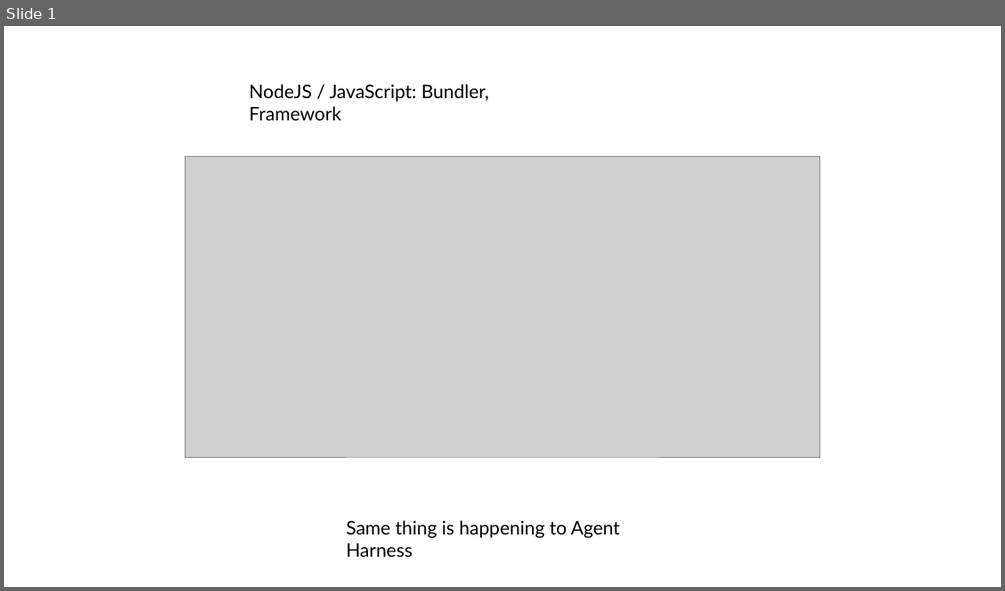
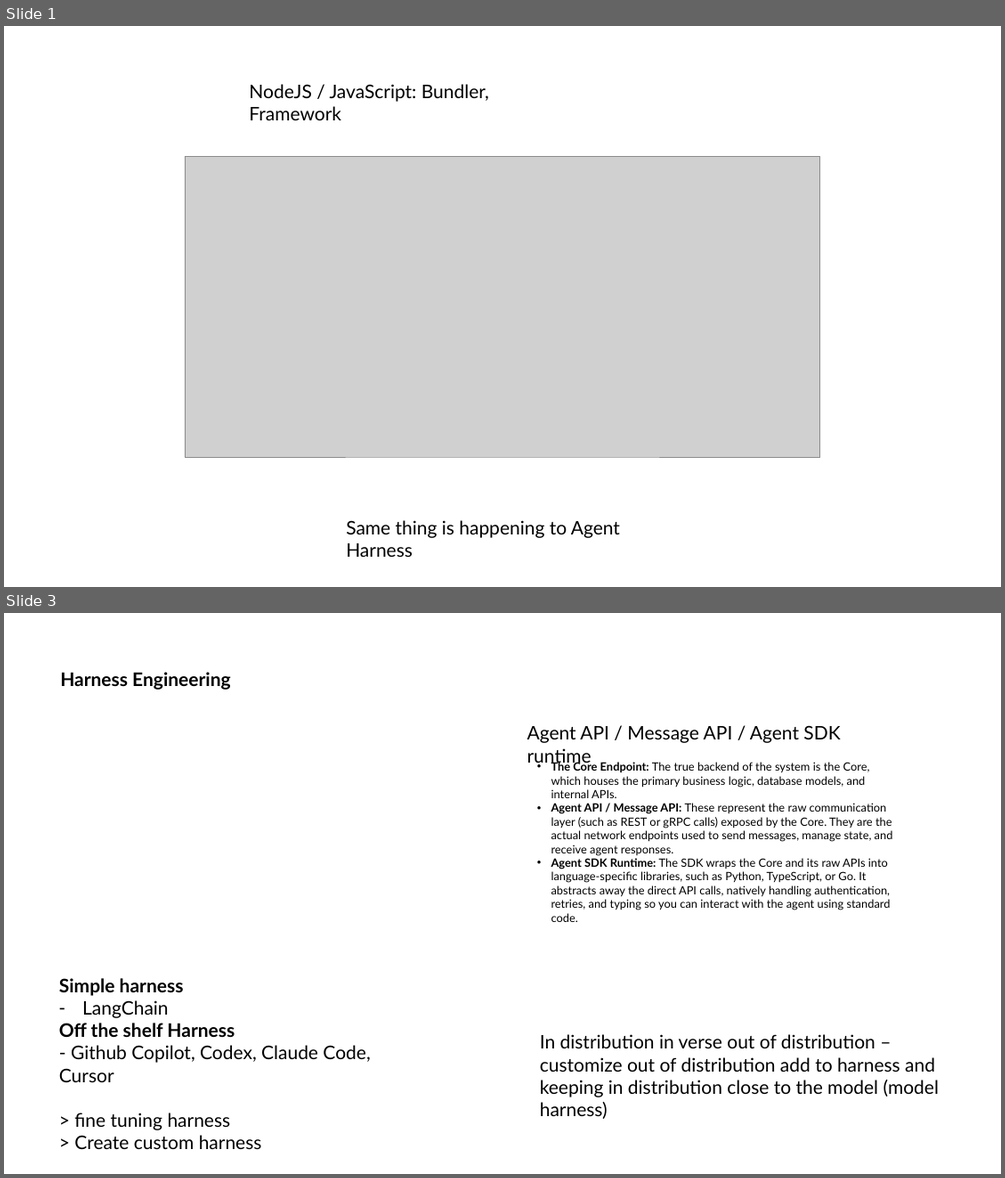
Before and after one commit to carlosmarte/knowledge-base-documentation, a slide deck: conference-presentations/agent-harness-sdks/LDE Agent SDK and Custom Agent Harness.pptx. Shown one above the other, each under a label of ours: slide 1 before the commit, slides 1 and 3 after it; the slides between them are not shown. The pictures are 1005x591 and 1005x1178 pixels, drawn with LibreOffice and Linux fonts; fonts in the diff are those of the drawing; grey boxes stand for pictures. Boxes give left, top, right and bottom in pixels: in the first picture for what was removed or moved away, otherwise in the second. Text is boxed around its words. In the diff, an @@ line names an element or a change of style, - is before the commit and + after.

```diff
--- a/conference-presentations/agent-harness-sdks/LDE Agent SDK and Custom Agent Harness.pptx
+++ b/conference-presentations/agent-harness-sdks/LDE Agent SDK and Custom Agent Harness.pptx
@@ slide 3 added at box(4, 613, 1001, 1174), background #FFFFFF @@
@@ text added at box(60, 672, 230, 690), 18 pt, text #000000, bold @@
+Harness Engineering
@@ text added at box(527, 725, 840, 766), 18 pt, text #000000 @@
+Agent API / Message API / Agent SDK runtime
@@ text added at box(551, 761, 893, 922), 11 pt, text #000000 @@
+• The Core Endpoint: The true backend of the system is the Core, which houses the primary business logic, database models, and internal APIs.
+• Agent API / Message API: These represent the raw communication layer (such as REST or gRPC calls) exposed by the Core. They are the actual network endpoints used to send messages, manage state, and receive agent responses.
+• Agent SDK Runtime: The SDK wraps the Core and its raw APIs into language-specific libraries, such as Python, TypeScript, or Go. It abstracts away the direct API calls, natively handling authentication, retries, and typing so you can interact with the agent using standard code.
@@ text added at box(59, 978, 370, 1149), 18 pt, text #000000 @@
+Simple harness
+– LangChain
+Off the shelf Harness
+- Github Copilot, Codex, Claude Code, Cursor
+> fine tuning harness
+> Create custom harness
@@ text added at box(540, 1034, 938, 1119), 18 pt, text #000000 @@
+In distribution in verse out of distribution – customize out of distribution add to harness and keeping in distribution close to the model (model harness)
```
Also in this commit, not shown: 2 slides changed, 10 other slides added.
